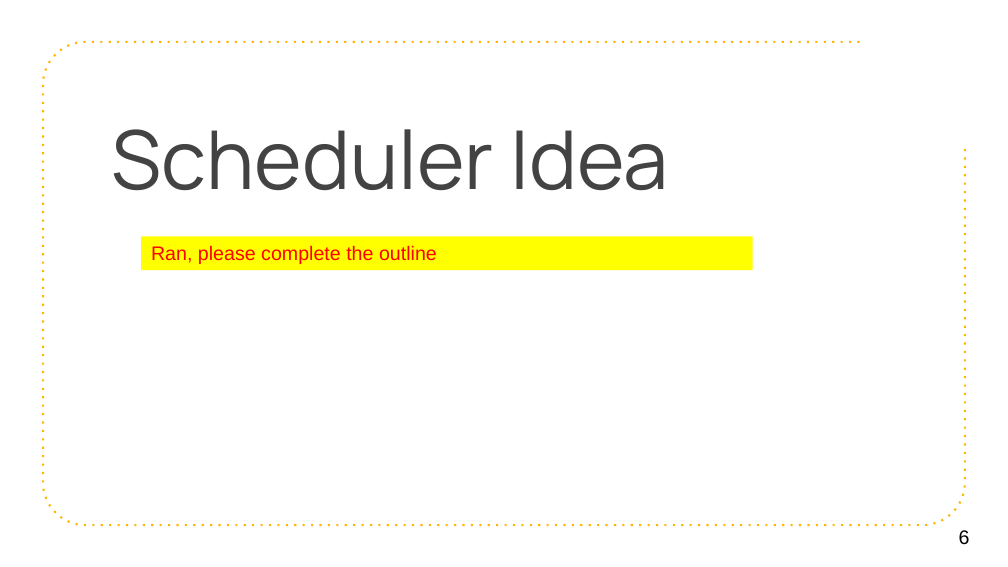
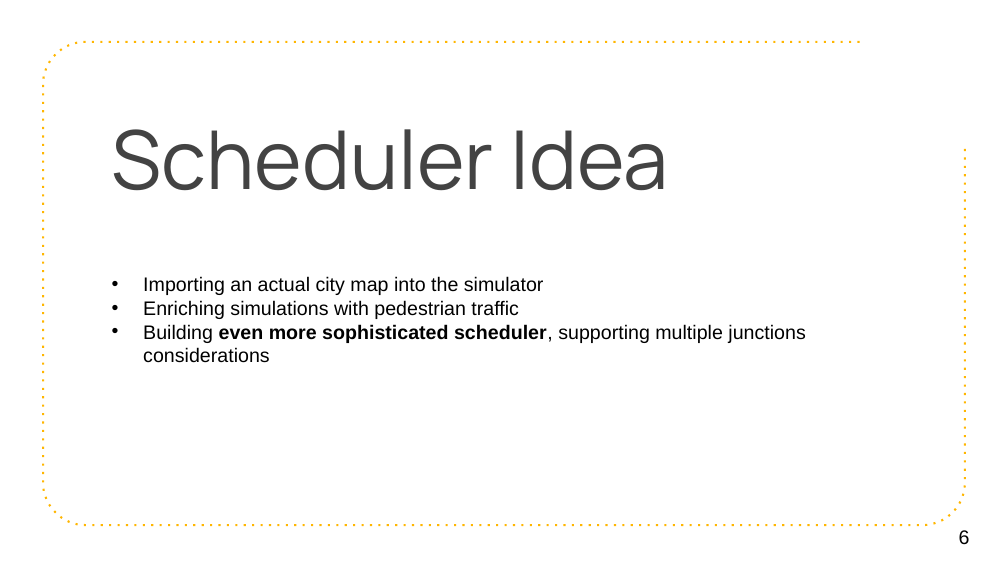
Before and after one commit to M20190649/SummitBTW, a slide deck: slide 6 of materials/endOfSemseter.pptx. Drawn at 1008x567 pixels with LibreOffice and Linux fonts; fonts in the diff are those of the drawing. Boxes give left, top, right and bottom in pixels: in the first picture for what was removed or moved away, otherwise in the second. Text is boxed around its words. In the diff, an @@ line names an element or a change of style, - is before the commit and + after.

```diff
--- a/materials/endOfSemseter.pptx
+++ b/materials/endOfSemseter.pptx
@@ rectangle removed at <box>141,236,753,270</box> @@
-Ran, please complete the outline
@@ text added at <box>143,276,805,363</box>, 14 pt, text #000000 @@
+• Importing an actual city map into the simulator
+• Enriching simulations with pedestrian traffic
+• Building even more sophisticated scheduler, supporting multiple junctions considerations
```
Also in this commit, not shown: 2 other slides changed, 1 slide added.
